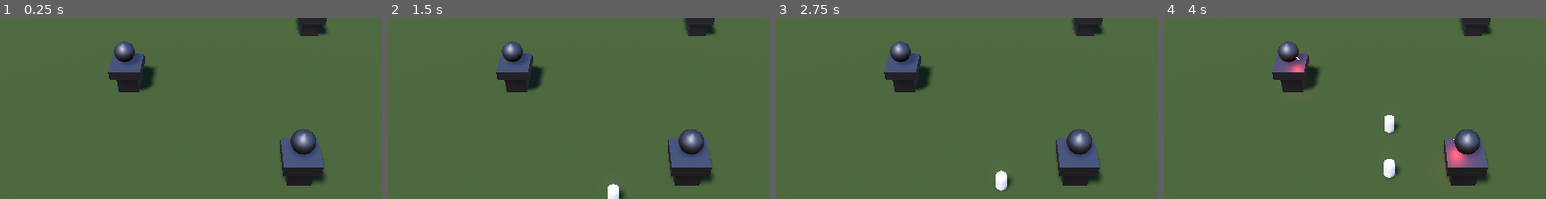
Above: before the commit, frames 1-4 (left to right).
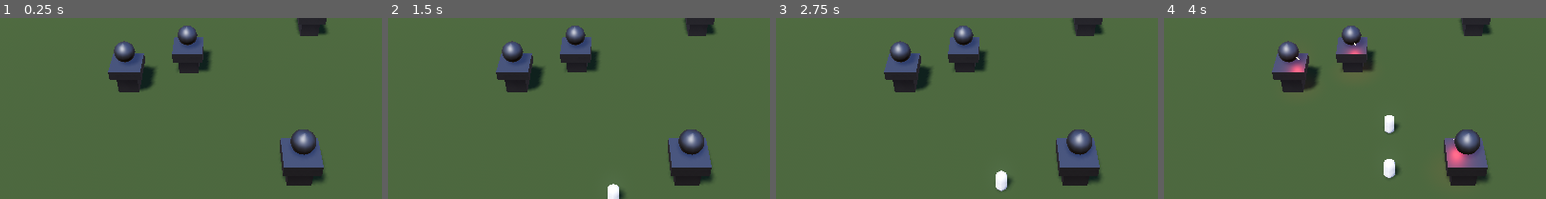
Above: after the commit, the same moments.

Repository: kovesimisi/voiddef
Game: Godot game, scene res://scenes/Main.tscn
Two runs of this game, one before a commit and one after it. Both use one fixed random seed, a clock stepped at 60 frames per second and the inputs below.
Inputs (mouse positions are % of the whole screen's width and height, from its top left):
- Up to frame 1 (0.25 s): no input
- Up to frame 2 (1.5 s): tap Enter at 0.5 s; move the mouse to (72, 35) at 0.52 s; tap Alt at 0.6 s; click (72, 35) at 0.67 s; tap Space at 1.25 s; drag from (30, 47) to (45, 64) at 1.27 s
- Up to frame 3 (2.75 s): move the mouse to (60, 15) at 2.02 s; tap Shift at 2.1 s; click (60, 15) at 2.17 s
- Up to frame 4 (4 s): drag from (45, 64) to (20, 23) at 2.77 s; move the mouse to (80, 59) at 3.52 s; tap Ctrl at 3.6 s; click (80, 59) at 3.67 s
The pictures show only the part of the screen within x 20-70%, y 17-67%; the shares and areas given below are measured in that part.

The runs differ from the first frame. In frame 1, 2.0% of the frame differs, in the area x 45-56%, y 4-31%; in frame 2, 1.9%; in frame 3, 1.9%; in frame 4, 1.9%.

Commit message:
i added a tower

Diff:
--- a/project.godot
+++ b/project.godot
@@ -21,7 +21,7 @@
 
 [editor_plugins]
 
-enabled=PoolStringArray( "res://addons/gut/plugin.cfg" )
+enabled=PoolStringArray(  )
 
 [layer_names]
 
--- a/scenes/Main.tscn
+++ b/scenes/Main.tscn
@@ -57,7 +57,7 @@
 directional_shadow_max_distance = 70.0
 
 [node name="Tower" parent="." instance=ExtResource( 1 )]
-transform = Transform( 1, 0, 0, 0, 1, 0, 0, 0, 1, -9.47149, 0, -3.16858 )
+transform = Transform( 1, 0, 0, 0, 1, 0, 0, 0, 1, -3.75529, -0.202257, -6.16545 )
 
 [node name="Tower2" parent="." instance=ExtResource( 1 )]
 transform = Transform( 1, 0, 0, 0, 1, 0, 0, 0, 1, 9.52263, 0, -12.7 )
@@ -65,6 +65,9 @@
 [node name="Tower3" parent="." instance=ExtResource( 1 )]
 transform = Transform( 1, 0, 0, 0, 1, 0, 0, 0, 1, 5.91888, 0, 8.18273 )
 
+[node name="Tower4" parent="." instance=ExtResource( 1 )]
+transform = Transform( 1, 0, 0, 0, 1, 0, 0, 0, 1, -9.47149, 0, -3.16858 )
+
 [node name="box" parent="." instance=ExtResource( 6 )]
 transform = Transform( 1, 0, 0, 0, 1, 0, 0, 0, 1, 0, -4.38159, 0 )
 material = ExtResource( 5 )
